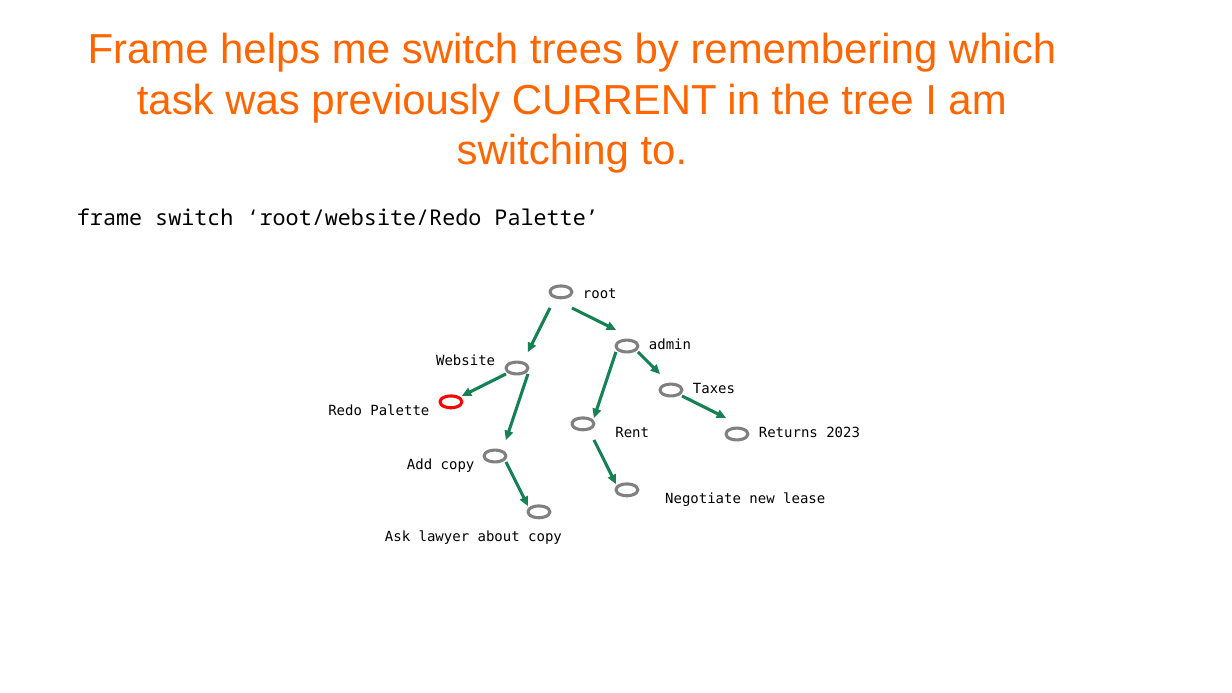
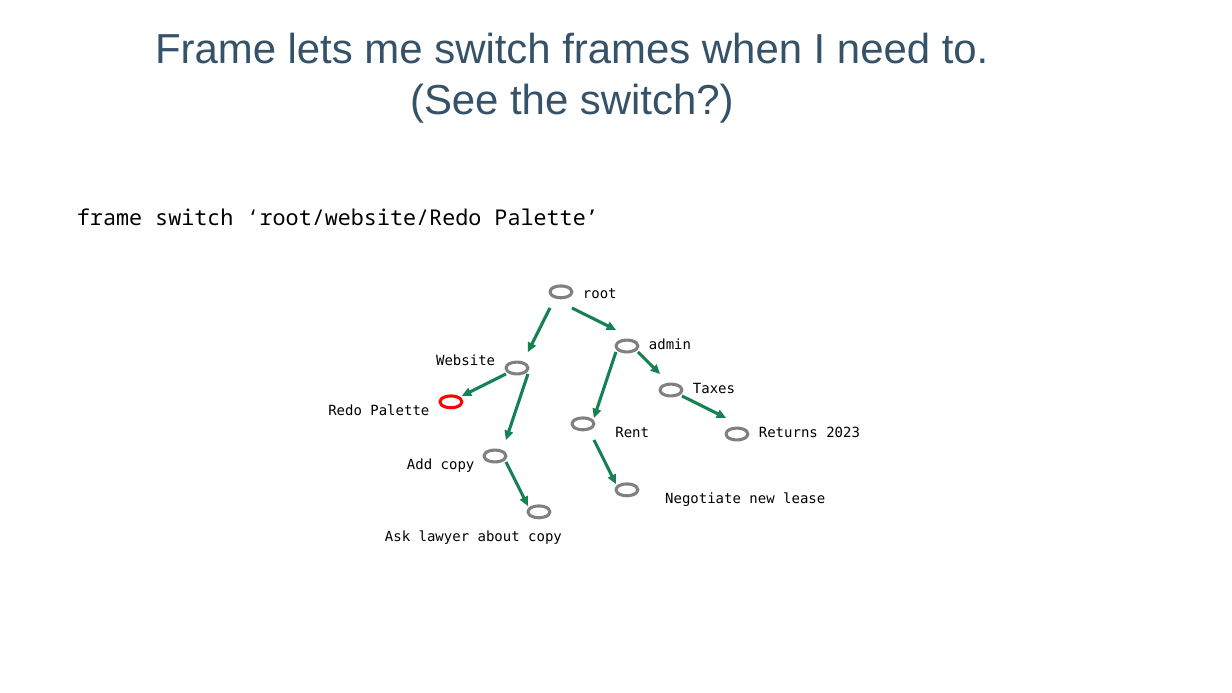
Before and after one commit to lelanthran/frame, a slide deck: slide 40 of docs/FrameIntroduction.odp. Drawn at 1232x693 pixels with LibreOffice and Linux fonts; fonts in the diff are those of the drawing; background and template pictures are left out. Boxes give left, top, right and bottom in pixels: in the first picture for what was removed or moved away, otherwise in the second. Text is boxed around its words. In the diff, an @@ line names an element or a change of style, - is before the commit and + after.

```diff
--- a/docs/FrameIntroduction.odp
+++ b/docs/FrameIntroduction.odp
@@ title at [155,32,988,122]: text changed; text colour #FF6600 to #355269 @@
-Frame helps me switch trees by remembering which task was previously CURRENT in the tree I am switching to.
+Frame lets me switch frames when I need to.
+(See the switch?)
```
Also in this commit, not shown: 47 other slides changed.
